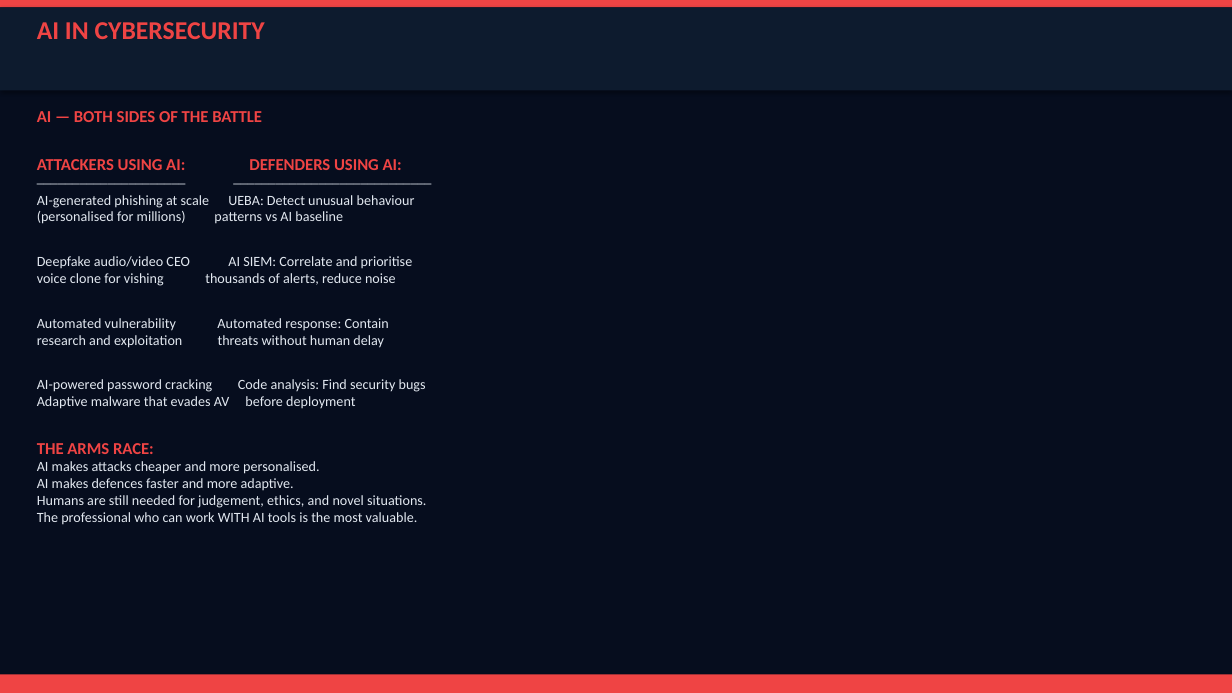
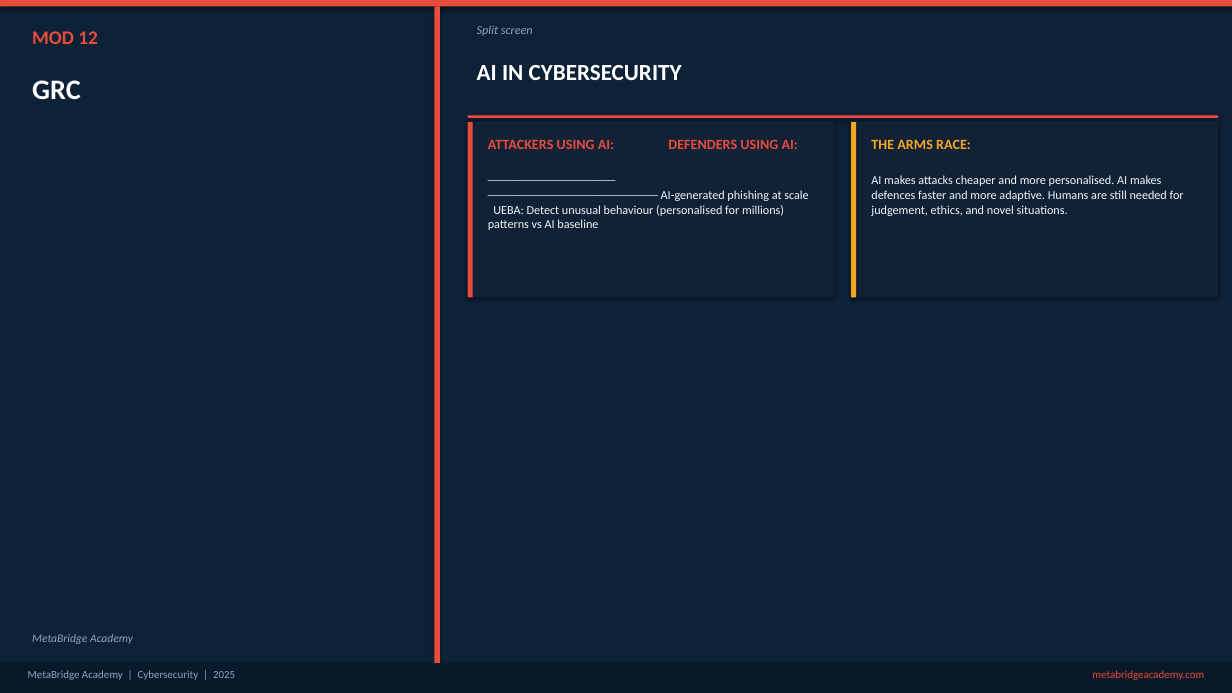
Before and after one commit to Gidoty/metabridge-website, a slide deck: slide 47 of exports/Cybersecurity-Slide-Deck.pptx (slide 48 before the commit). Drawn at 1232x693 pixels with LibreOffice and Linux fonts; fonts in the diff are those of the drawing. Boxes give left, top, right and bottom in pixels: in the first picture for what was removed or moved away, otherwise in the second. Text is boxed around its words. In the diff, an @@ line names an element or a change of style, - is before the commit and + after.

```diff
--- a/exports/Cybersecurity-Slide-Deck.pptx
+++ b/exports/Cybersecurity-Slide-Deck.pptx
@@ background #060D1E to #0D2137 @@
@@ rectangle at [0,0,1232,6]: fill #EF4444 to #E74C3C @@
@@ rectangle removed at [0,7,1232,91] @@
@@ rectangle added at [434,6,440,664], fill #E74C3C @@
@@ text added at [477,25,533,36], 9.5 pt, text #8BA5BE, italic @@
+Split screen
@@ text added at [32,31,97,44], 15 pt, text #E74C3C, bold @@
+MOD 12
@@ text "AI IN CYBERSECURITY": place and size @@
-text "AI IN CYBERSECURITY" at [37,22,265,39]
+text "AI IN CYBERSECURITY" at [477,65,682,80]
@@ text "AI IN CYBERSECURITY" at [477,65,682,80]: size 20 to 18 pt, text colour #EF4444 to #FFFFFF @@
@@ text added at [32,80,81,99], 22 pt, text #FFFFFF, bold @@
+GRC
@@ text removed at [37,111,426,525] @@
-AI — BOTH SIDES OF THE BATTLE
-ATTACKERS USING AI: DEFENDERS USING AI:
-───────────────────── ────────────────────────────
-AI-generated phishing at scale UEBA: Detect unusual behaviour
-(personalised for millions) patterns vs AI baseline
-Deepfake audio/video CEO AI SIEM: Correlate and prioritise
-voice clone for vishing thousands of alerts, reduce noise
-Automated vulnerability Automated response: Contain
-research and exploitation threats without human delay
-AI-powered password cracking Code analysis: Find security bugs
-Adaptive malware that evades AV before deployment
-THE ARMS RACE:
-AI makes attacks cheaper and more personalised.
-AI makes defences faster and more adaptive.
-Humans are still needed for judgement, ethics, and novel situations.
-The professional who can work WITH AI tools is the most valuable.
@@ rectangle added at [468,116,1218,118], fill #E74C3C @@
@@ rectangle added at [468,122,835,298], fill #122236 @@
@@ rectangle added at [468,122,473,298], fill #E74C3C @@
@@ text added at [488,139,798,149], 11 pt, text #E74C3C, bold @@
+ATTACKERS USING AI: DEFENDERS USING AI:
@@ rectangle added at [851,122,1218,298], fill #122236 @@
@@ rectangle added at [851,122,857,298], fill #F5A623 @@
@@ text added at [871,139,971,149], 11 pt, text #F5A623, bold @@
+THE ARMS RACE:
@@ text added at [871,175,1184,216], 9.5 pt, text #F0F4F8 @@
+AI makes attacks cheaper and more personalised. AI makes defences faster and more adaptive. Humans are still needed for judgement, ethics, and novel situations.
@@ text added at [488,190,808,230], 9.5 pt, text #F0F4F8 @@
+───────────────────── ──────────────────────────── AI-generated phishing at scale UEBA: Detect unusual behaviour (personalised for millions) patterns vs AI baseline
@@ text added at [32,634,133,644], 9 pt, text #8BA5BE, italic @@
+MetaBridge Academy
@@ rectangle: place and size @@
-rectangle at [0,675,1232,693]
+rectangle at [0,664,1232,693]
@@ rectangle at [0,664,1232,693]: fill #EF4444 to #0A1929 @@
@@ text added at [28,670,235,680], 8.5 pt, text #8BA5BE @@
+MetaBridge Academy | Cybersecurity | 2025
@@ text added at [1092,670,1204,680], 8.5 pt, text #E74C3C @@
+metabridgeacademy.com
```
Also in this commit, not shown: 49 other slides changed, 7 slides added, 8 slides removed, 25 other files.
